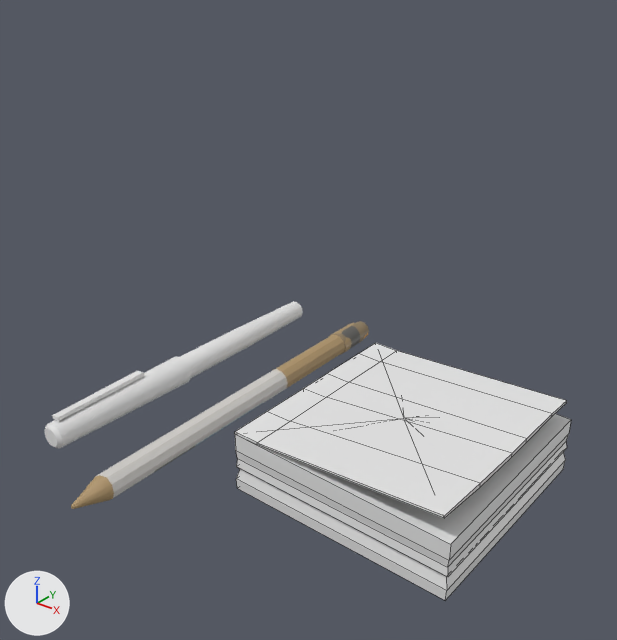
One commit to the FBX model Assets/_Assets/Models/Background/Extras_01.fbx: the scene before it, then after it.
The view is the same before and after, from a camera (50 mm lens) standing at (7.0, -5.05, 10.19) and looking at (5.14, -2.73, 8.75). Every picture has the same lights, and +X, +Y and +Z are marked at lower left. The first picture is the older version. Mesh edges are drawn as thin lines on the coarser meshes. Where no turn or scale is listed for an object, it has been applied to the vertices.

Before the edit, the objects in view are built like this:
```python
me_cube_134 = bpy.data.meshes.new('Cube.134')
me_cube_134.from_pydata(...)  # 59 vertices, 59 faces; spans x -0.362..0.362, y -0.368..0.362, z -0.106..0.158
me_cylinder_039 = bpy.data.meshes.new('Cylinder.039')
me_cylinder_039.from_pydata(...)  # 144 vertices, 128 faces; spans x -0.053..0.053, y -0.617..0.617, z -0.061..0.061
me_cylinder_072 = bpy.data.meshes.new('Cylinder.072')
me_cylinder_072.from_pydata(...)  # 121 vertices, 112 faces; spans x -0.044..0.044, y -0.732..0.717, z -0.05..0.05
me_cylinder_072.materials.append(mat_tex_cluster_2)  # picture img_tex_cluster_2_base_color_png
ob_pen = bpy.data.objects.new('pen', me_cylinder_039)
ob_pen.location = (4.923, -3.151, 8.669)
ob_pencil = bpy.data.objects.new('pencil', me_cylinder_072)
ob_pencil.location = (5.227, -3.19, 8.638)
ob_sitckynote_stack = bpy.data.objects.new('sitckynote_stack', me_cube_134)
ob_sitckynote_stack.location = (5.88, -3.182, 8.705)
```
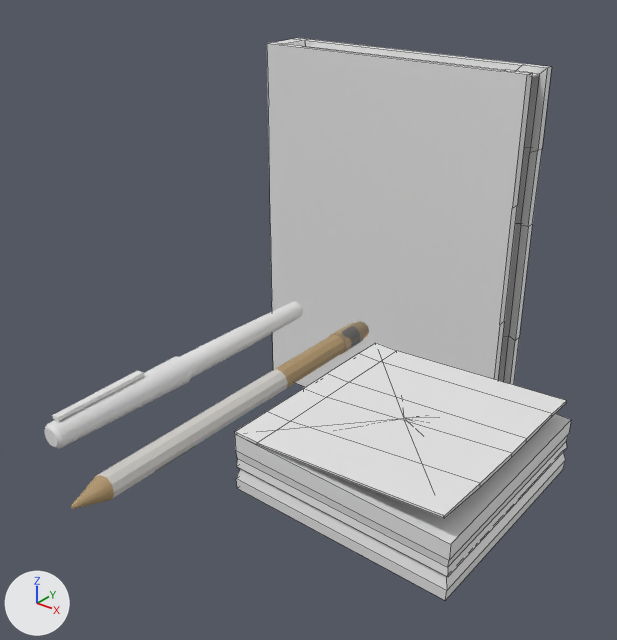
Where the change shows, as pixel boxes [x1, y1, x2, y2] in the pictures (617 x 640 px):
'MythsBook', added: after [267, 38, 552, 387]

What the commit changed:
Mesh me_cube_174 is new.
It has 80 vertices, 69 faces and spans x -0.68..0.68, y -0.12..0.12, z -0.92..0.92.
Object 'MythsBook' (ob_mythsbook) is new; it shows me_cube_174.
Its location is (4.823, -1.681, 8.671).
